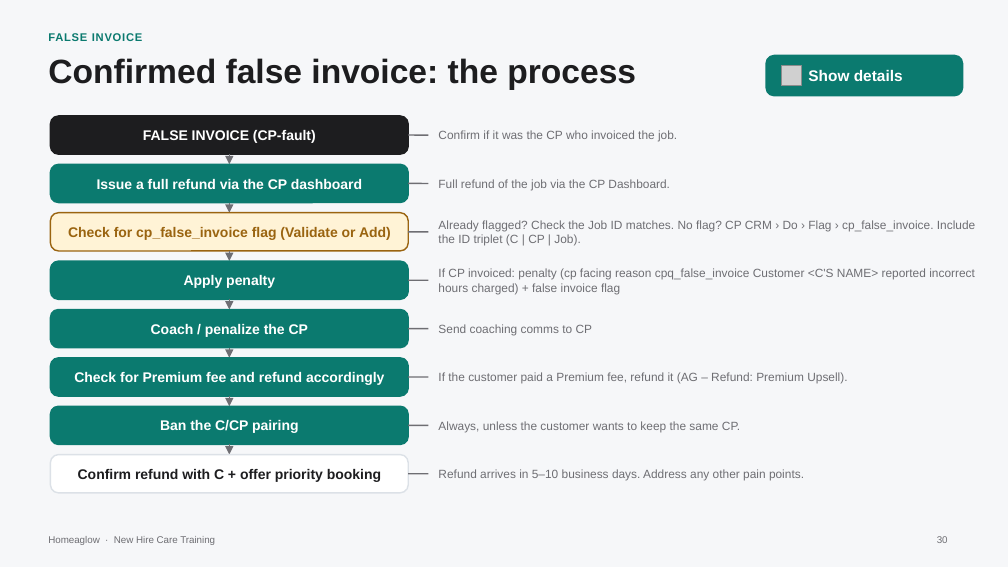
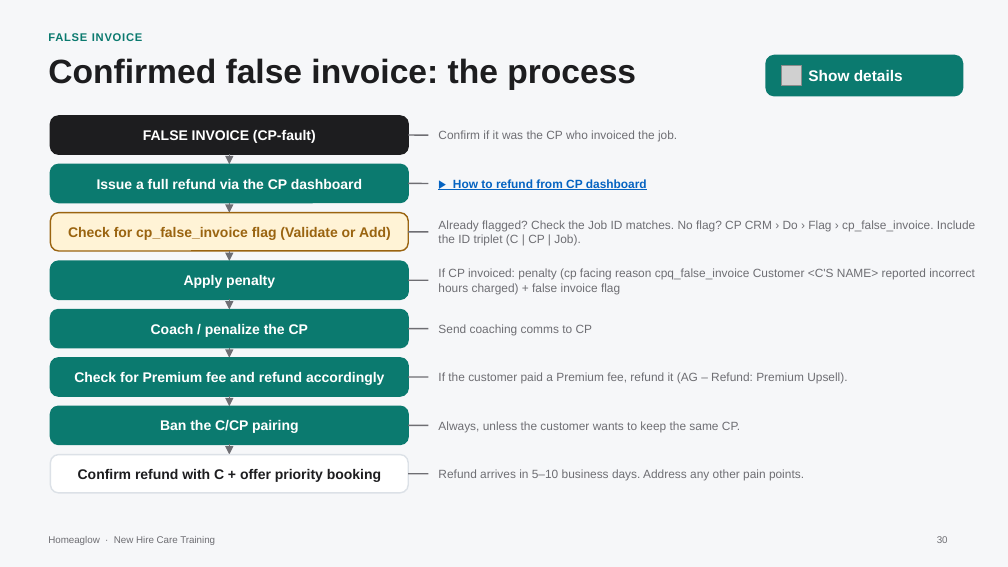
Before and after one commit to anjulimichelle/training, a slide deck: slide 30 of billing-disputes/billing-disputes-cash-payments.pptx. Drawn at 1008x567 pixels with LibreOffice and Linux fonts; fonts in the diff are those of the drawing; grey boxes stand for pictures. Boxes give left, top, right and bottom in pixels: in the first picture for what was removed or moved away, otherwise in the second. Text is boxed around its words. In the diff, an @@ line names an element or a change of style, - is before the commit and + after.

```diff
--- a/billing-disputes/billing-disputes-cash-payments.pptx
+++ b/billing-disputes/billing-disputes-cash-payments.pptx
@@ text at [453,178,647,190]: text changed; text colour #6E6E73 to #0563C1; bold on @@
-Full refund of the job via the CP Dashboard.
+▶ How to refund from CP dashboard
```
Also in this commit, not shown: 1 other file.
